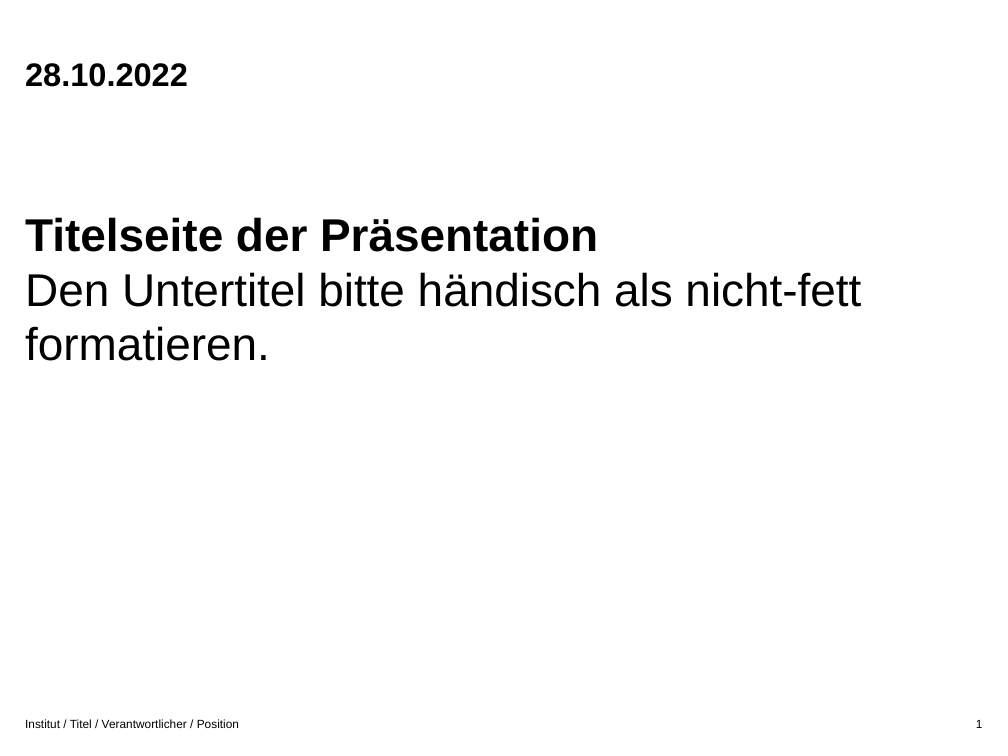
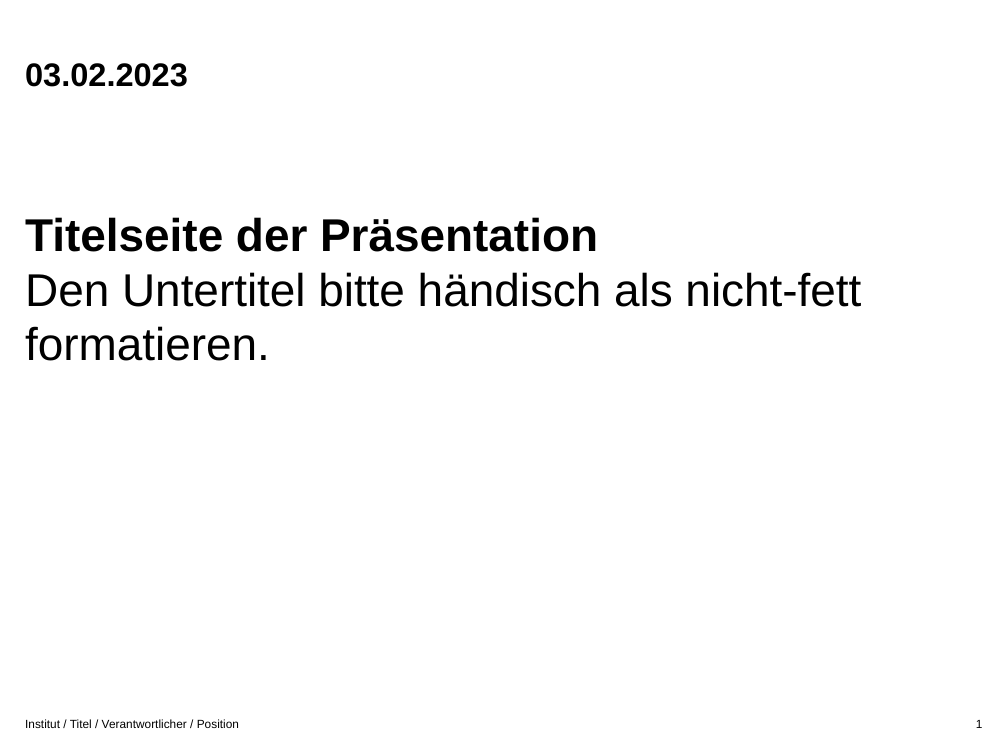
Before and after one commit to gsindlinger/IDSTA-Text-Miners, a slide deck: slide 1 of graphics.pptx. Drawn at 1008x756 pixels with LibreOffice and Linux fonts; fonts in the diff are those of the drawing; background and template pictures are left out. Boxes give left, top, right and bottom in pixels: in the first picture for what was removed or moved away, otherwise in the second. Text is boxed around its words. In the diff, an @@ line names an element or a change of style, - is before the commit and + after.

```diff
--- a/graphics.pptx
+++ b/graphics.pptx
@@ text at [25,63,188,87]: text changed @@
-28.10.2022
+03.02.2023
```
Also in this commit, not shown: 1 other slide changed, 10 slides added.
